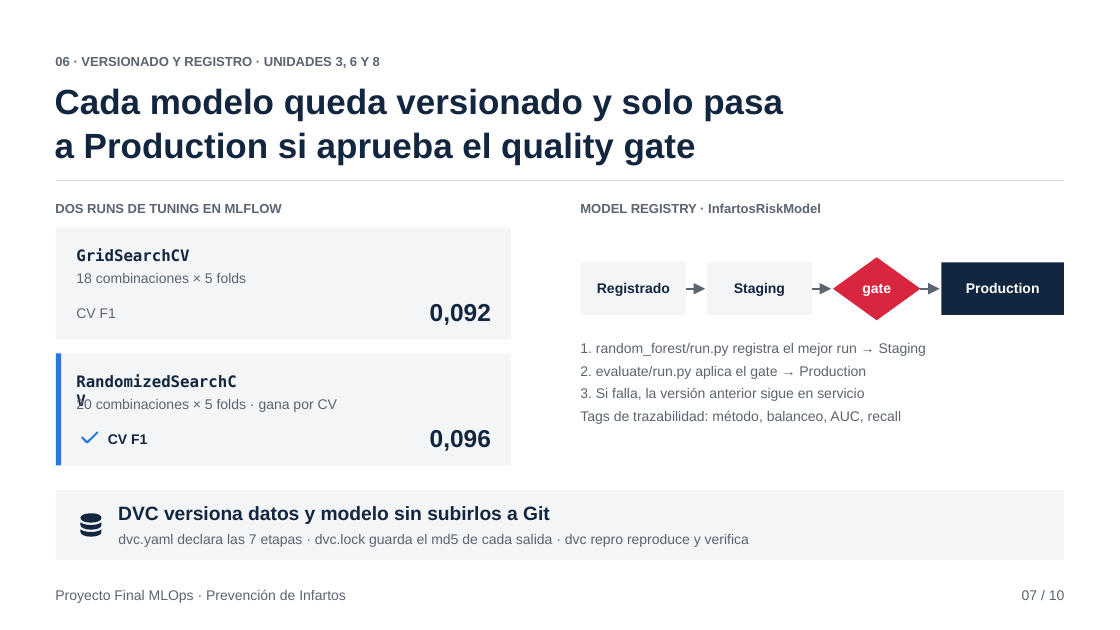
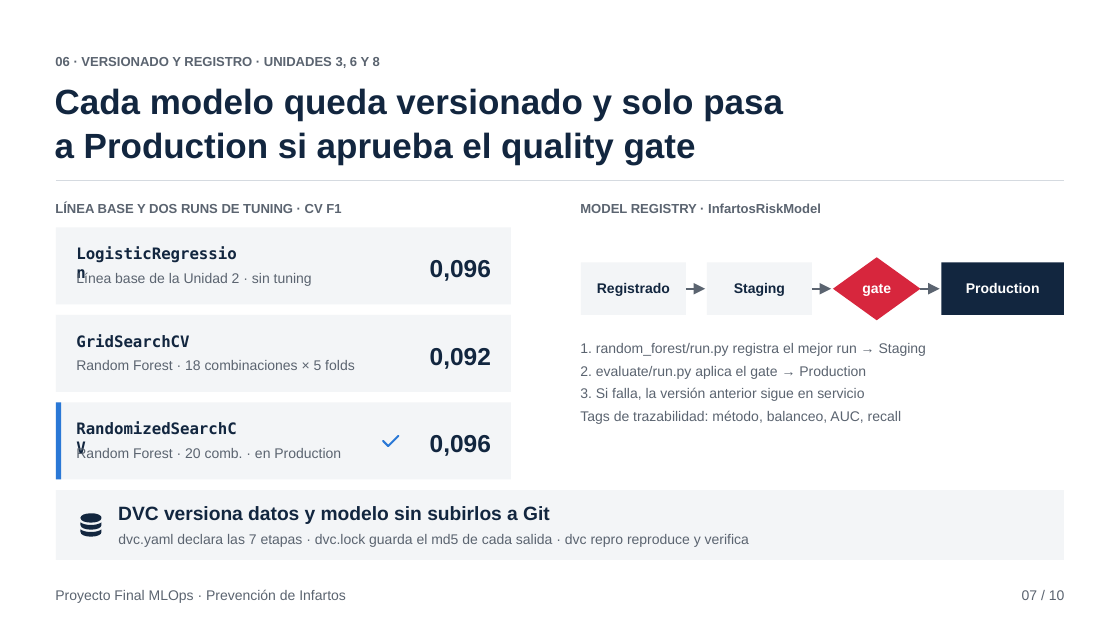
Before and after one commit to hangelo83/Mlops-proyectofinal, a slide deck: slide 7 of docs/presentacion_mlops_infartos.pptx. Drawn at 1120x630 pixels with LibreOffice and Linux fonts; fonts in the diff are those of the drawing. Boxes give left, top, right and bottom in pixels: in the first picture for what was removed or moved away, otherwise in the second. Text is boxed around its words. In the diff, an @@ line names an element or a change of style, - is before the commit and + after.

Commit message:
Presentación: lámina 7 con la línea base como tercera tarjeta

```diff
--- a/docs/presentacion_mlops_infartos.pptx
+++ b/docs/presentacion_mlops_infartos.pptx
@@ text at [55,204,341,213]: text changed @@
-DOS RUNS DE TUNING EN MLFLOW
+LÍNEA BASE Y DOS RUNS DE TUNING · CV F1
@@ rectangle: place and size @@
-rectangle at [56,228,512,339]
+rectangle at [56,228,512,305]
@@ text removed at [76,308,116,318] @@
-CV F1
@@ text "GridSearchCV": place and size @@
-text "GridSearchCV" at [76,248,189,262]
+text "GridSearchCV" at [76,334,189,348]
@@ text "0,092": place and size @@
-text "0,092" at [430,304,491,325]
+text "0,092" at [430,348,491,369]
@@ text at [76,360,355,370]: text changed @@
-18 combinaciones × 5 folds
+Random Forest · 18 combinaciones × 5 folds
@@ rectangle: place and size @@
-rectangle at [56,354,512,465]
+rectangle at [56,402,512,480]
@@ rectangle: place and size @@
-rectangle at [56,354,61,465]
+rectangle at [56,402,61,480]
@@ text "RandomizedSearchCV": place and size @@
-text "RandomizedSearchCV" at [76,371,245,396]
+text "RandomizedSearchCV" at [76,419,245,444]
@@ text removed at [76,398,337,412] @@
-20 combinaciones × 5 folds · gana por CV
@@ group added at [56,244,512,458]: 4 texts, 1 rectangle @@
+LogisticRegression
+Línea base de la Unidad 2 · sin tuning
+0,096
+Random Forest · 20 comb. · en Production
@@ text removed at [108,434,147,444] @@
-CV F1
@@ freeform shape: place and size @@
-freeform shape at [81,431,98,444]
+freeform shape at [382,435,400,448]
@@ text "0,096": place and size @@
-text "0,096" at [430,430,491,451]
+text "0,096" at [430,435,491,456]
```
